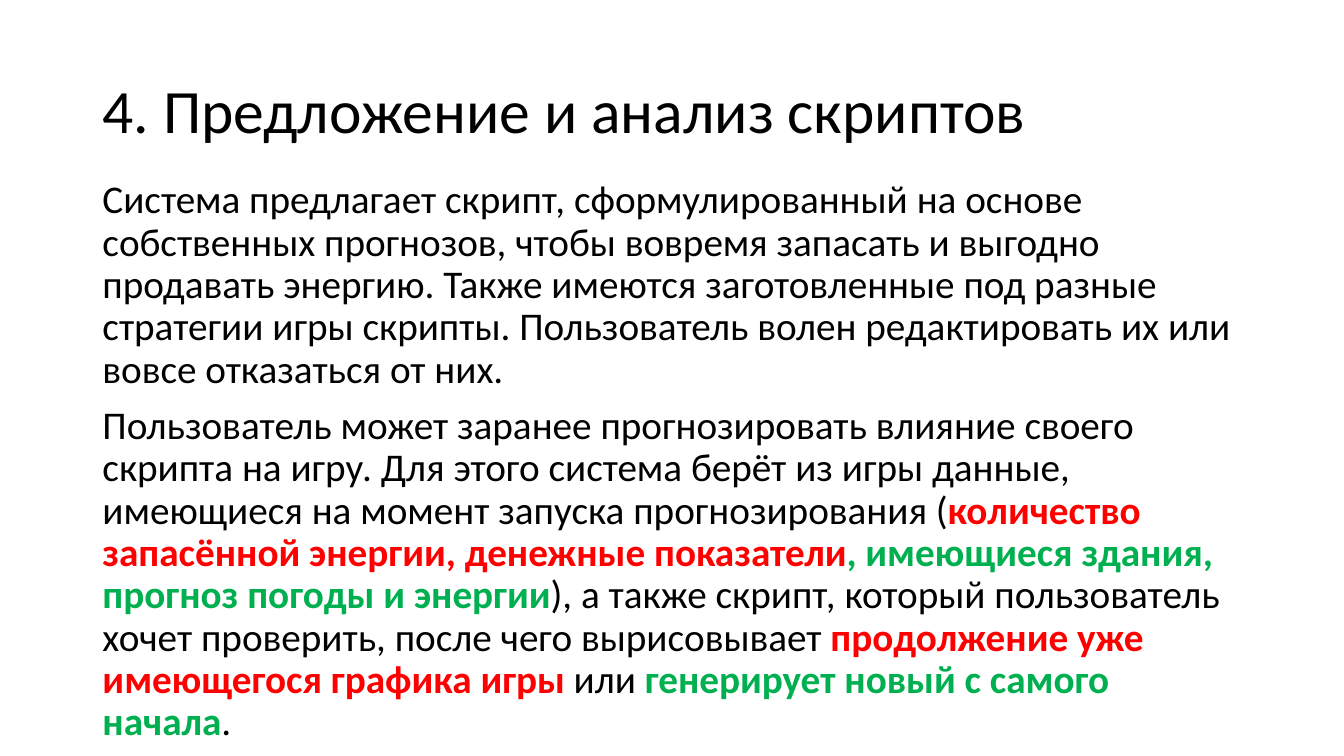
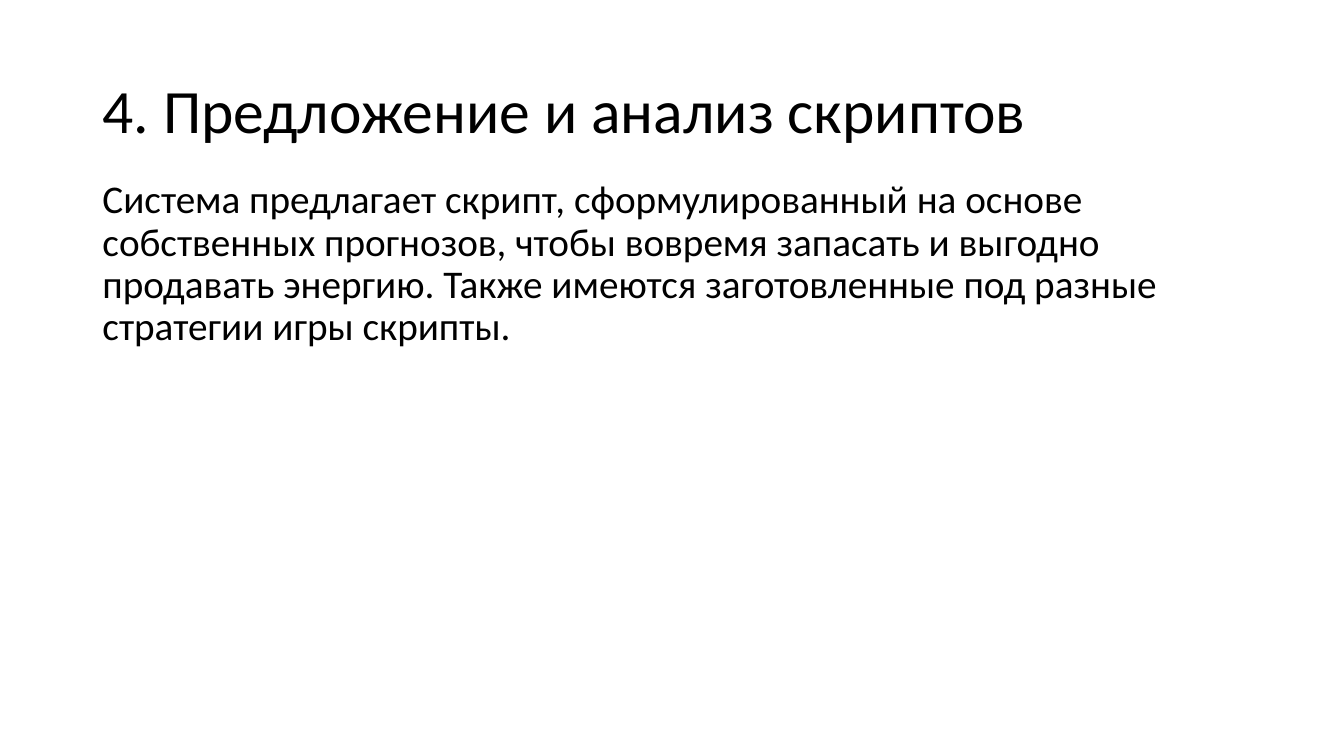
Before and after one commit to ONick17/isu4-auto, a slide deck: slide 9 of concept/concept.pptx. Drawn at 1344x756 pixels with LibreOffice and Linux fonts; fonts in the diff are those of the drawing. Boxes give left, top, right and bottom in pixels: in the first picture for what was removed or moved away, otherwise in the second. Text is boxed around its words. In the diff, an @@ line names an element or a change of style, - is before the commit and + after.

```diff
--- a/concept/concept.pptx
+++ b/concept/concept.pptx
@@ text at (102,186,1156,347): text changed @@
-Система предлагает скрипт, сформулированный на основе собственных прогнозов, чтобы вовремя запасать и выгодно продавать энергию. Также имеются заготовленные под разные стратегии игры скрипты. Пользователь волен редактировать их или вовсе отказаться от них.
-Пользователь может заранее прогнозировать влияние своего скрипта на игру. Для этого система берёт из игры данные, имеющиеся на момент запуска прогнозирования (количество запасённой энергии, денежные показатели, имеющиеся здания, прогноз погоды и энергии), а также скрипт, который пользователь хочет проверить, после чего вырисовывает продолжение уже имеющегося графика игры или генерирует новый с самого начала.
+Система предлагает скрипт, сформулированный на основе собственных прогнозов, чтобы вовремя запасать и выгодно продавать энергию. Также имеются заготовленные под разные стратегии игры скрипты.
```
Also in this commit, not shown: 2 other files.
